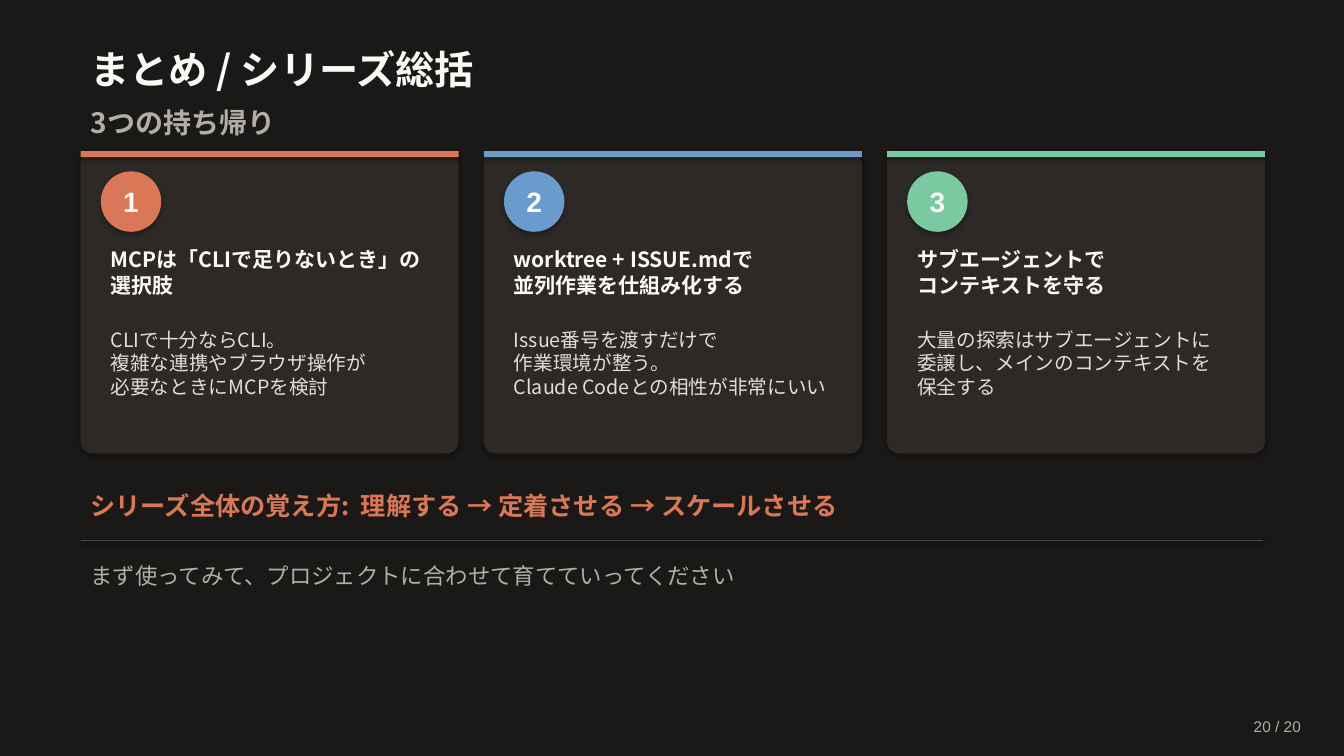
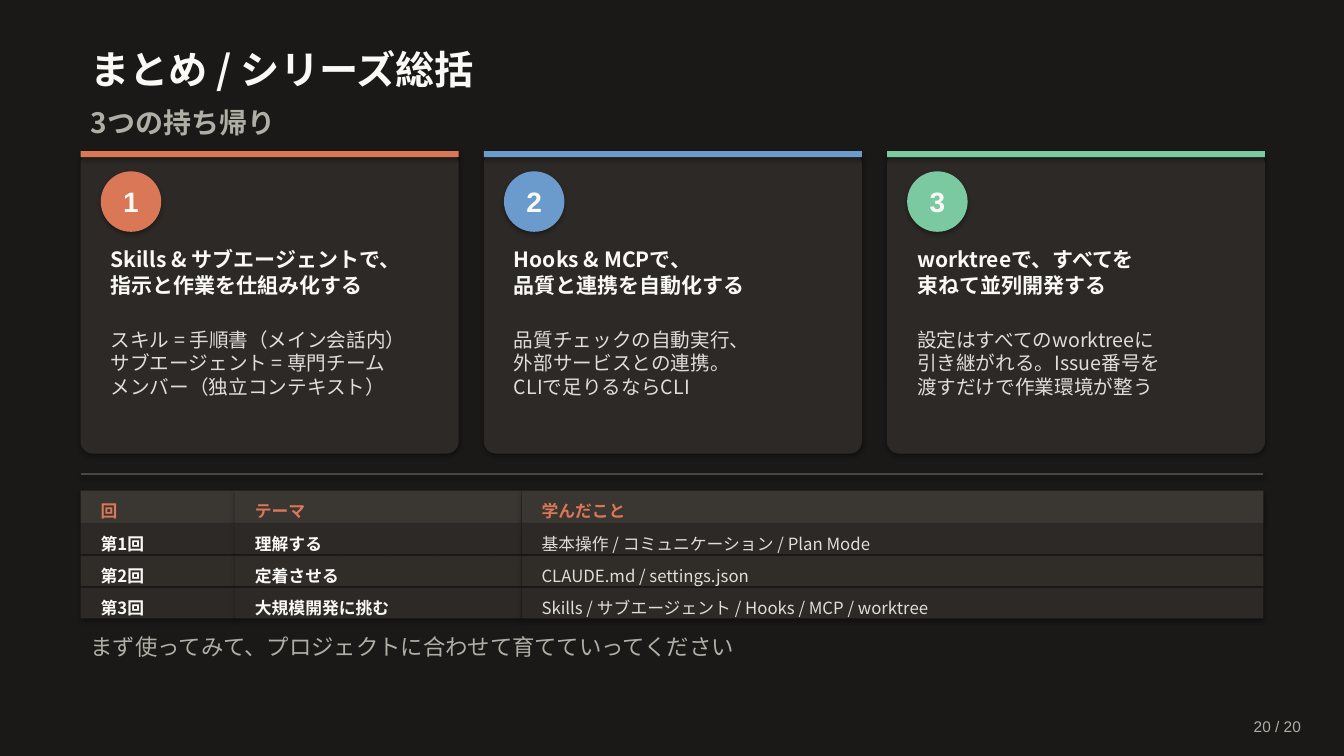
Before and after one commit to Ischca/zenn, a slide deck: slide 20 of slides/Claude_session3.pptx. Drawn at 1344x756 pixels with LibreOffice and Linux fonts; fonts in the diff are those of the drawing. Boxes give left, top, right and bottom in pixels: in the first picture for what was removed or moved away, otherwise in the second. Text is boxed around its words. In the diff, an @@ line names an element or a change of style, - is before the commit and + after.

```diff
--- a/slides/Claude_session3.pptx
+++ b/slides/Claude_session3.pptx
@@ text at (111,249,401,295): text changed @@
-MCPは「CLIで足りないとき」の選択肢
+Skills & サブエージェントで、
+指示と作業を仕組み化する
@@ text at (514,250,745,295): text changed @@
-worktree + ISSUE.mdで
-並列作業を仕組み化する
+Hooks & MCPで、
+品質と連携を自動化する
@@ text at (917,250,1134,295): text changed @@
-サブエージェントで
-コンテキストを守る
+worktreeで、すべてを
+束ねて並列開発する
@@ text at (111,330,405,396): text changed @@
-CLIで十分ならCLI。
-複雑な連携やブラウザ操作が
-必要なときにMCPを検討
+スキル = 手順書（メイン会話内）
+サブエージェント = 専門チーム
+メンバー（独立コンテキスト）
@@ text at (514,330,750,396): text changed @@
-Issue番号を渡すだけで
-作業環境が整う。
-Claude Codeとの相性が非常にいい
+品質チェックの自動実行、
+外部サービスとの連携。
+CLIで足りるならCLI
@@ text at (917,330,1160,396): text changed @@
-大量の探索はサブエージェントに
-委譲し、メインのコンテキストを
-保全する
+設定はすべてのworktreeに
+引き継がれる。Issue番号を
+渡すだけで作業環境が整う
@@ line moved from (81, 540) - (1263, 540) to (81, 474) - (1263, 474) @@
@@ rectangle added at (81,491,235,524), fill #3A3632 @@
@@ text removed at (91,493,837,518) @@
-シリーズ全体の覚え方: 理解する → 定着させる → スケールさせる
@@ text added at (101,503,118,519), 12 pt, text #D97757, bold @@
+回
@@ rectangle added at (235,491,521,524), fill #3A3632 @@
@@ text added at (255,504,305,518), 12 pt, text #D97757, bold @@
+テーマ
@@ rectangle added at (521,491,1263,524), fill #3A3632 @@
@@ text added at (542,503,626,519), 12 pt, text #D97757, bold @@
+学んだこと
@@ rectangle added at (81,523,235,555), fill #2D2926 @@
@@ text added at (101,535,144,552), 12 pt, text #FAF9F5, bold @@
+第1回
@@ rectangle added at (235,523,521,555), fill #2D2926 @@
@@ text added at (255,536,322,552), 12 pt, text #FAF9F5, bold @@
+理解する
@@ rectangle added at (521,523,1263,555), fill #2D2926 @@
@@ text added at (542,536,870,552), 12 pt, text #E0DED8 @@
+基本操作 / コミュニケーション / Plan Mode
@@ rectangle added at (81,556,235,587), fill #302D29 @@
@@ text added at (101,568,144,584), 12 pt, text #FAF9F5, bold @@
+第2回
@@ rectangle added at (235,556,521,587), fill #302D29 @@
@@ text added at (255,567,339,584), 12 pt, text #FAF9F5, bold @@
+定着させる
@@ rectangle added at (521,556,1263,587), fill #302D29 @@
@@ text added at (542,568,748,586), 12 pt, text #E0DED8 @@
+CLAUDE.md / settings.json
@@ rectangle added at (81,588,235,619), fill #2D2926 @@
@@ rectangle added at (235,588,521,619), fill #2D2926 @@
@@ text added at (255,599,389,616), 12 pt, text #FAF9F5, bold @@
+大規模開発に挑む
@@ rectangle added at (521,588,1263,619), fill #2D2926 @@
@@ text "まず使ってみて、プロジェクトに合わせて育てていってください": place and size @@
-text "まず使ってみて、プロジェクトに合わせて育てていってください" at (91,565,735,586)
+text "まず使ってみて、プロジェクトに合わせて育てていってください" at (91,636,734,657)
@@ text added at (101,600,144,616), 12 pt, text #FAF9F5, bold @@
+第3回
@@ text added at (542,600,928,615), 12 pt, text #E0DED8 @@
+Skills / サブエージェント / Hooks / MCP / worktree
```
Also in this commit, not shown: 11 other slides changed, 8 slides added, 8 slides removed, 1 other file.
